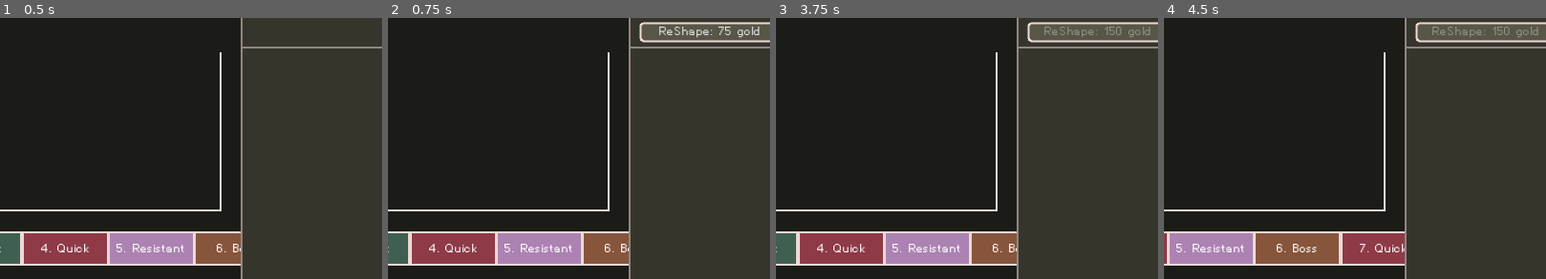
Above: before the commit, frames 1-4 (left to right).
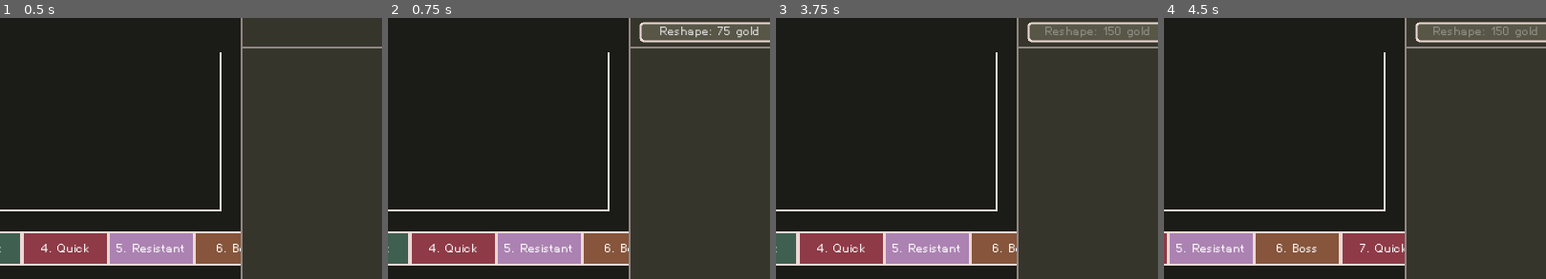
Above: after the commit, the same moments.

Repository: nolenroyalty/ReShape-TD
Game: Godot game, scene res://Main.tscn
Same seed, same stepped clock (60 frames per second), same inputs: the game is played once before the commit and once after it.
Inputs (mouse positions are % of the whole screen's width and height, from its top left):
- Up to frame 1 (0.5 s): no input
- Up to frame 2 (0.75 s): click (90, 15) at 0.5 s
- Up to frame 3 (3.75 s): click (83, 15) at 1.25 s; click (97, 15) at 2 s; click (90, 53) at 2.75 s, where only the run before the commit has a clickable "ReShape: 75 gold"; click "Chaining" at 3.5 s
- Up to frame 4 (4.5 s): click "Start" at 4.25 s
The pictures show only the part of the screen within x 48-98%, y 50-100%; the shares and areas given below are measured in that part.

Frame 1 is identical in both runs. In frame 2, 0.3% of the frame differs, in the area x 71-98%, y 3-8%; in frame 3, 0.3%; in frame 4, 0.3%.

Commit message:
Show reshape button for individual towers too

Diff:
--- a/Main.gd
+++ b/Main.gd
@@ -33,23 +33,26 @@
 	picker.queue_free()
 	unpause_modal_gone()
 
-func handle_upgrade_purchased(shape, upgrade, picker):
-	var cost = Upgrades.reshape_cost(shape)
+func handle_reshape_chosen(shape, upgrade, cost, picker):
 	if State.try_to_buy(cost):
 		Upgrades.upgrade(shape, upgrade)
 		print("Purchased upgrade %s for %s" % [Upgrades.title(upgrade), C.shape_name(shape)])
 	else:
-		print("POTENTIAL BUG: not enough gold to purchase upgrade!")
+		print("BUG: Tried to reshape but *now* we don't have enough gold??")
 	hide_reshape_upgrade_picker(picker)
-	# upgrade_selector.update_upgrades_text()
 
 func show_reshape_upgrade_picker(shape):
-	pause_for_modal()
-
+	var cost = Upgrades.reshape_cost(shape)
+
+	if not State.can_buy(cost):
+		print("BUG? Can't afford reshape but we should be able to")
+		return
+
+	pause_for_modal()
 	var picker = ReshapeUpgradePicker.instance()
 	add_child(picker)
 	picker.set_shape(shape)
-	picker.connect("chosen", self, "handle_upgrade_purchased", [picker])
+	picker.connect("chosen", self, "handle_reshape_chosen", [cost, picker])
 	picker.connect("cancelled", self, "hide_reshape_upgrade_picker", [picker])
 
 func clear_individual_selection(only_if_this_one=null):
--- a/ui/FullSidebar.gd
+++ b/ui/FullSidebar.gd
@@ -67,6 +67,9 @@
 	tower_builder.connect("reshape", self, "prop_reshape")
 	tower_builder.connect("selected", self, "prop_selected")
 	tower_builder.connect("shape_cleared", self, "prop_shape_cleared")
+
+	individual_viewer.connect("reshape", self, "prop_reshape")
+
 	var _ignore = reset_button.connect("pressed", self, "prop_reset")
 	_ignore = pause_button.connect("pressed", self, "prop_pause")
 	_ignore = next_wave_button.connect("pressed", self, "prop_send_wave")
--- a/ui/IndividualTowerViewer.gd
+++ b/ui/IndividualTowerViewer.gd
@@ -1,6 +1,7 @@
 extends Node2D
 
 signal tower_sold()
+signal reshape(shape)
 
 onready var title = $Title
 onready var rank_up = $Grid/RankUp
@@ -9,6 +10,7 @@
 onready var aps = $Grid/APS
 onready var range_text = $Grid/Range
 onready var kills = $Grid/Kills
+onready var reshape_button = $Grid/ReShapeButton
 var tower = null
 
 onready var cross_sprite = $CrossSprite
@@ -52,6 +54,7 @@
 
 	set_sprite()
 	set_level_up_status()
+	reshape_button.set_shape(tower.my_shape)
 
 func on_level_up_button_pressed():
 	if rank_up.disabled:
@@ -73,6 +76,12 @@
 	if tower and tower.my_shape == shape:
 		set_text_for_tower()
 
+func reshape_button_pressed(shape):
+	if shape != tower.my_shape:
+		print("BUG: reshape button pressed but it sent a shape other than mine (%s / %s)" % [shape, tower.my_shape])
+	else:
+		emit_signal("reshape", tower.my_shape)
+
 func _process(_delta):
 	if Input.is_action_just_pressed("sell_tower"):
 		on_sell_button_pressed()
@@ -85,6 +94,7 @@
 	sell.connect("pressed", self, "on_sell_button_pressed")
 	tower.connect("leveled_up", self, "set_text_for_tower")
 	tower.connect("killed", self, "set_text_for_tower")
+	reshape_button.connect("reshape", self, "reshape_button_pressed")
 
 	var _ignore = State.connect("gold_updated", self, "on_gold_changed")
 	_ignore = Upgrades.connect("reshaped", self, "handle_reshaped")
--- a/ui/IndividualTowerViewer.tscn
+++ b/ui/IndividualTowerViewer.tscn
@@ -1,10 +1,11 @@
-[gd_scene load_steps=6 format=2]
+[gd_scene load_steps=7 format=2]
 
 [ext_resource path="res://ui/IndividualTowerViewer.gd" type="Script" id=1]
 [ext_resource path="res://towers/sprites/crosstower.png" type="Texture" id=2]
 [ext_resource path="res://towers/sprites/crescenttower.png" type="Texture" id=3]
 [ext_resource path="res://towers/sprites/diamondtower.png" type="Texture" id=4]
 [ext_resource path="res://ui/SidebarTheme.tres" type="Theme" id=5]
+[ext_resource path="res://ui/ReShapeButton.tscn" type="PackedScene" id=6]
 
 [node name="IndividualTowerViewer" type="Node2D"]
 script = ExtResource( 1 )
@@ -106,7 +107,7 @@
 margin_right = 110.0
 margin_bottom = 90.0
 rect_min_size = Vector2( 110, 0 )
-text = "Upgrade: 444 gold"
+text = "Rank Up: 444 gold"
 
 [node name="Spacer1" type="Control" parent="Grid"]
 margin_left = 114.0
@@ -115,15 +116,27 @@
 margin_bottom = 90.0
 size_flags_horizontal = 0
 
-[node name="Sell" type="Button" parent="Grid"]
+[node name="ReShapeButton" parent="Grid" instance=ExtResource( 6 )]
 margin_top = 94.0
 margin_right = 110.0
 margin_bottom = 112.0
-text = "Sell: 500 gold"
 
-[node name="Spacer2" type="Control" parent="Grid"]
+[node name="Spacer3" type="Control" parent="Grid"]
 margin_left = 114.0
 margin_top = 94.0
 margin_right = 114.0
 margin_bottom = 112.0
 size_flags_horizontal = 0
+
+[node name="Sell" type="Button" parent="Grid"]
+margin_top = 116.0
+margin_right = 110.0
+margin_bottom = 134.0
+text = "Sell: 500 gold"
+
+[node name="Spacer2" type="Control" parent="Grid"]
+margin_left = 114.0
+margin_top = 116.0
+margin_right = 114.0
+margin_bottom = 134.0
+size_flags_horizontal = 0
--- a/ui/IndividualViewer.gd
+++ b/ui/IndividualViewer.gd
@@ -1,4 +1,6 @@
 extends Node2D
+
+signal reshape(shape)
 
 var IndividualTowerViewer = preload("res://ui/IndividualTowerViewer.tscn")
 var IndividualCreepViewer = preload("res://ui/IndividualCreepViewer.tscn")
@@ -9,12 +11,16 @@
 		current.queue_free()
 		current = null
 
+func prop_reshape(shape):
+	emit_signal("reshape", shape)
+
 func show_tower(tower):
 	free_current()
 	current = IndividualTowerViewer.instance()
 	current.init(tower)
 	add_child(current)
 	current.connect("tower_sold", self, "handle_tower_sold", [current])
+	current.connect("reshape", self, "prop_reshape")
 
 func show_creep(creep):
 	free_current()
--- /dev/null
+++ b/ui/ReShapeButton.gd
@@ -0,0 +1,44 @@
+extends Button
+signal reshape(shape)
+
+var shape = null
+
+func disable_or_enable_for_cost(_amount_ignore):
+	var cost = Upgrades.reshape_cost(shape)
+	disabled = not State.can_buy(cost)
+
+func there_are_upgrades_remaining(shape_):
+	return len(Upgrades.possible_upgrades(shape_)) > 0
+
+func set_shape(shape_):
+	shape = shape_
+	if shape == null:
+		hide()
+		return
+	show()
+
+	var cost = Upgrades.reshape_cost(shape)
+
+	if not there_are_upgrades_remaining(shape):
+		text = "No upgrades left"
+		disabled = true
+	else:
+		text = "Reshape: %d gold" % cost
+		disable_or_enable_for_cost(0)
+
+func pressed():
+	if shape == null:
+		return
+	var cost = Upgrades.reshape_cost(shape)
+
+	if there_are_upgrades_remaining(shape) and State.can_buy(cost):
+		emit_signal("reshape", shape)
+
+func reshaped(shape_, _upgrade):
+	if shape_ == shape:
+		set_shape(shape_)
+
+func _ready():
+	var _ignore = self.connect("pressed", self, "pressed")
+	_ignore = State.connect("gold_updated", self, "disable_or_enable_for_cost")
+	_ignore = Upgrades.connect("reshaped", self, "reshaped")
--- /dev/null
+++ b/ui/ReShapeButton.tscn
@@ -0,0 +1,11 @@
+[gd_scene load_steps=3 format=2]
+
+[ext_resource path="res://ui/ReShapeButton.gd" type="Script" id=1]
+[ext_resource path="res://ui/SidebarTheme.tres" type="Theme" id=2]
+
+[node name="ReShapeButton" type="Button"]
+margin_right = 4.0
+margin_bottom = 18.0
+theme = ExtResource( 2 )
+text = "ReShape: 500 Gold"
+script = ExtResource( 1 )
--- a/ui/ReshapeUpgradeSelector.gd
+++ b/ui/ReshapeUpgradeSelector.gd
@@ -12,7 +12,7 @@
 onready var crescent_label = $Control/Labels/CrescentTower
 onready var diamond_label = $Control/Labels/DiamondTower
 
-onready var reshape_button = $Control/ReshapeButton
+onready var reshape_button = $Control/ReShapeButton
 onready var upgrades_label = $Control/Labels/UpgradesLabel
 onready var cost_label = $Control/Labels/CostLabel
 
@@ -76,8 +76,6 @@
 		prior_cost = Upgrades.tower_cost(current)
 		set_cost_text(Upgrades.tower_cost(current))
 		set_cost_text_color()
-		#var build_cost = "Build Cost: %d gold" % [Upgrades.tower_cost(current)]
-		# cost_label.text = build_cost
 
 	var active_upgrades = Upgrades.active_upgrades(current)
 	if len(active_upgrades) == 0: upgrades_label.text = "Upgrades:\nNone yet!"
@@ -87,40 +85,14 @@
 			l.append("* " + Upgrades.title(u))
 		upgrades_label.text = "Upgrades:\n" + "\n".join(l)
 
-func update_reshape_button_cost():
-	if current == null:
-		reshape_button.hide()
-		return
-
-	reshape_button.show()
-	var cost = Upgrades.reshape_cost(current)
-	var remaining = Upgrades.possible_upgrades(current)
-
-	if len(remaining) < 1:
-		reshape_button.text = "No upgrades left"
-	else:
-		reshape_button.text = "ReShape: %d gold" % [cost]
-
 func handle_reshaped(shape, _upgrade):
 	if current != null and shape == current:
 		update_info_text(true)
-		update_reshape_button_cost()
-		update_disabled_state()
-
-func update_disabled_state():
-	if current ==  null:
-		return
-
-	var cost = Upgrades.reshape_cost(current)
-	var gold = State.gold
-	var remaining = Upgrades.possible_upgrades(current)
-	reshape_button.disabled = cost > gold or len(remaining) < 1
 
 func configure_ui():
 	update_selected()
 	update_info_text()
-	update_reshape_button_cost()
-	update_disabled_state()
+	reshape_button.set_shape(current)
 
 func clear_shape():
 	current = null
@@ -129,26 +101,25 @@
 
 func set_shape(kind):
 	current = kind
-
 	configure_ui()
 
 func handle_shape_pressed(kind):
 	set_shape(kind)
 	emit_signal("selected", kind)
 
-func handle_reshape_pressed():
-	if current == null: return
-	var cost = Upgrades.reshape_cost(current)
-	if State.can_buy(cost):
-		emit_signal("reshape", current)
-
 func gold_updated(_amount):
-	update_disabled_state()
 	set_cost_text_color()
 
+func handle_reshape_pressed(shape):
+	if shape != current:
+		print("BUG! reshape_pressed called with shape != current %s != %s" % [shape, current])
+		return
+	else:
+		emit_signal("reshape", shape)
+
 func _process(_delta):
-	if Input.is_action_just_pressed("reshape_tower") and current != null:
-		handle_reshape_pressed()
+	# if Input.is_action_just_pressed("reshape_tower") and current != null:
+		# handle_reshape_pressed()
 	if Input.is_action_just_pressed("cancel_build_tower") and current != null:
 		clear_shape()
 
@@ -156,7 +127,7 @@
 	cross.connect("pressed", self, "handle_shape_pressed", [C.SHAPE.CROSS])
 	crescent.connect("pressed", self, "handle_shape_pressed", [C.SHAPE.CRESCENT])
 	diamond.connect("pressed", self, "handle_shape_pressed", [C.SHAPE.DIAMOND])
-	reshape_button.connect("pressed", self, "handle_reshape_pressed")
+	reshape_button.connect("reshape", self, "handle_reshape_pressed")
 	var _ignore = State.connect("gold_updated", self, "gold_updated")
 	_ignore = Upgrades.connect("reshaped", self, "handle_reshaped")
 	configure_ui()
--- a/ui/ReshapeUpgradeSelector.tscn
+++ b/ui/ReshapeUpgradeSelector.tscn
@@ -1,12 +1,11 @@
-[gd_scene load_steps=8 format=2]
+[gd_scene load_steps=7 format=2]
 
 [ext_resource path="res://towers/sprites/crescenttower.png" type="Texture" id=1]
 [ext_resource path="res://towers/sprites/crosstower.png" type="Texture" id=2]
 [ext_resource path="res://towers/sprites/diamondtower.png" type="Texture" id=3]
 [ext_resource path="res://ui/Styles.tres" type="Theme" id=4]
-[ext_resource path="res://fonts/new_dynamicfont.tres" type="DynamicFont" id=5]
+[ext_resource path="res://ui/ReShapeButton.tscn" type="PackedScene" id=5]
 [ext_resource path="res://ui/ReshapeUpgradeSelector.gd" type="Script" id=6]
-[ext_resource path="res://ui/SidebarTheme.tres" type="Theme" id=7]
 
 [node name="ReshapeUpgradeSelector" type="Node2D"]
 script = ExtResource( 6 )
@@ -41,16 +40,10 @@
 margin_bottom = 33.0
 texture_normal = ExtResource( 3 )
 
-[node name="ReshapeButton" type="Button" parent="Control"]
-anchor_left = 0.5
-anchor_top = 1.0
-anchor_right = 0.5
-anchor_bottom = 1.0
-margin_left = -64.0
-margin_top = -18.0
-margin_right = 64.0
-theme = ExtResource( 7 )
-custom_fonts/font = ExtResource( 5 )
+[node name="ReShapeButton" parent="Control" instance=ExtResource( 5 )]
+margin_top = 190.0
+margin_right = 128.0
+margin_bottom = 208.0
 
 [node name="Labels" type="VBoxContainer" parent="Control"]
 margin_top = 36.0
